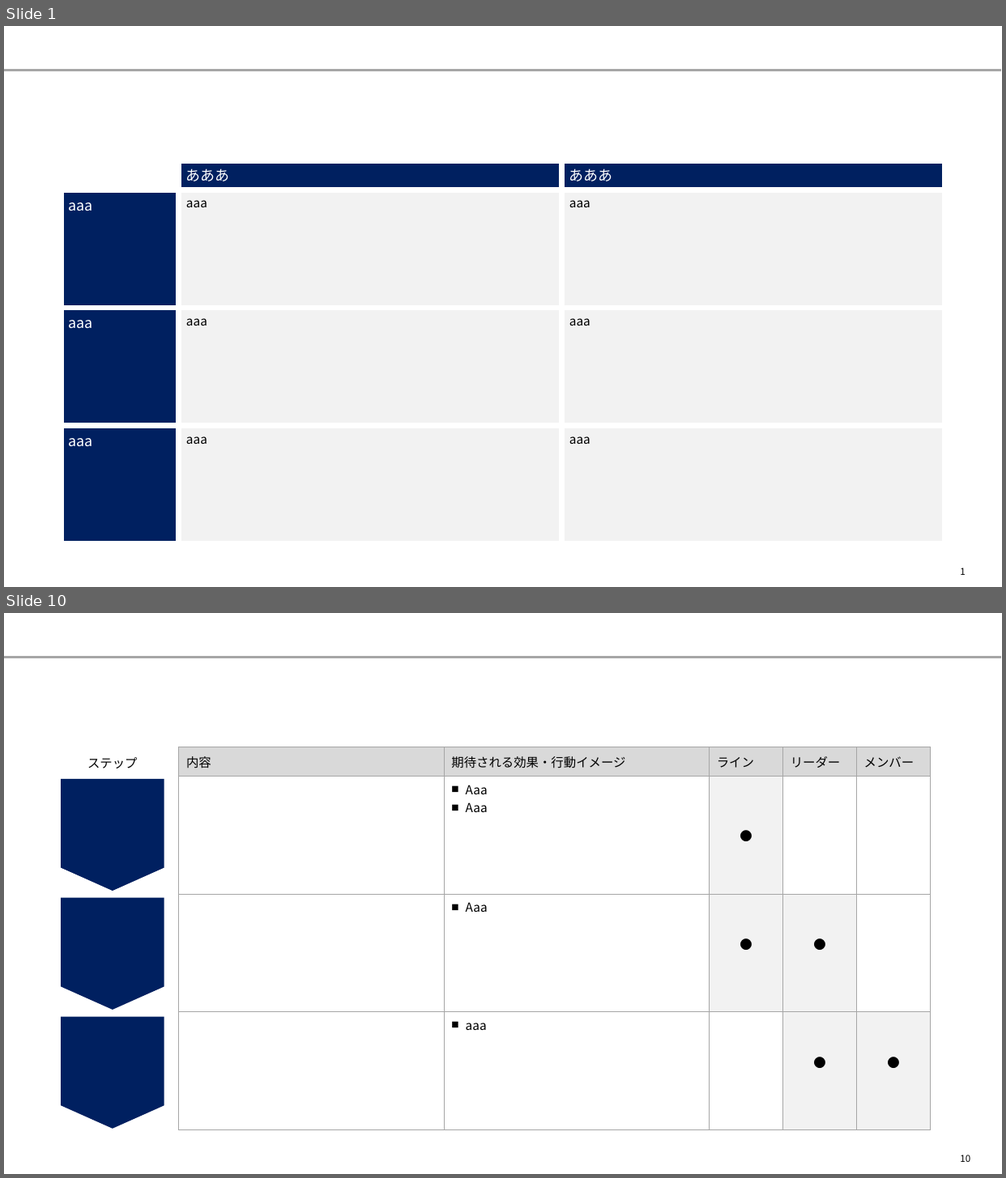
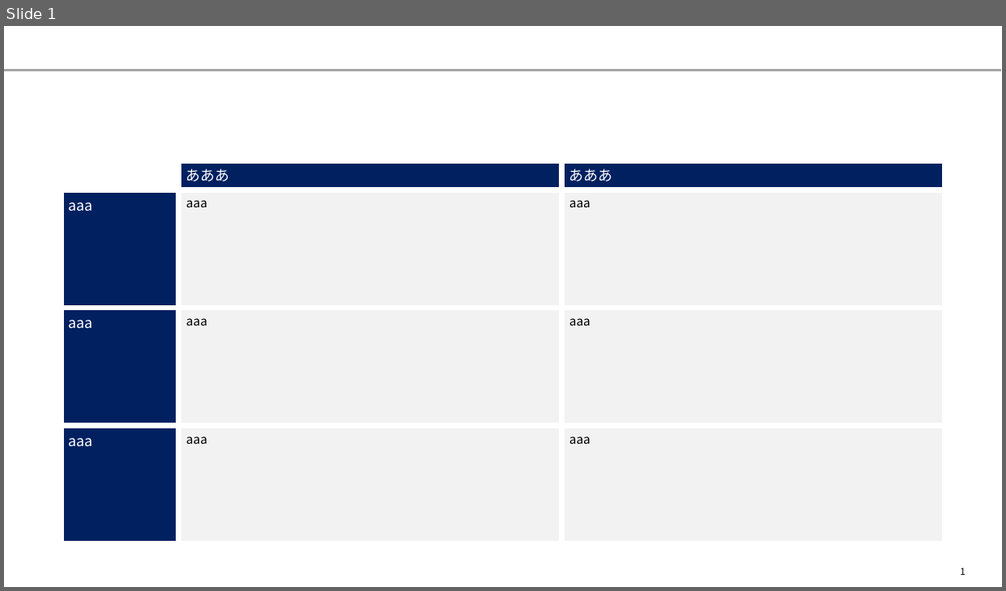
Before and after one commit to yuzucha16/dotfiles, a slide deck: office/Blank.potx. Shown one above the other, each under a label of ours: slides 1 and 10 before the commit, slide 1 after it; the slides between them are not shown. The pictures are 1006x1178 and 1006x591 pixels, drawn with LibreOffice and Linux fonts; fonts in the diff are those of the drawing. Boxes give left, top, right and bottom in pixels: in the first picture for what was removed or moved away, otherwise in the second. Text is boxed around its words. In the diff, an @@ line names an element or a change of style, - is before the commit and + after.

```diff
--- a/office/Blank.potx
+++ b/office/Blank.potx
@@ slide 10 removed at bbox=[4, 613, 1002, 1174], background #FFFFFF; not listed: 1 template element that a slide beside it also shows @@
@@ text removed at bbox=[87, 757, 138, 769] @@
-ステップ
@@ table removed at bbox=[179, 747, 929, 1131], 4 rows, 5 columns @@
-内容 | 期待される効果・行動イメージ | ライン | リーダー | メンバー
- | Aaa / Aaa | ● |  | 
- | Aaa | ● | ● | 
- | aaa |  | ● | ●
@@ pentagon arrow removed at bbox=[61, 779, 164, 892] @@
@@ pentagon arrow removed at bbox=[61, 898, 164, 1011] @@
@@ pentagon arrow removed at bbox=[61, 1016, 164, 1129] @@
@@ page number removed at bbox=[960, 1155, 970, 1162] @@
-10
```
Also in this commit, not shown: 31 other slides removed, 1 other file.
